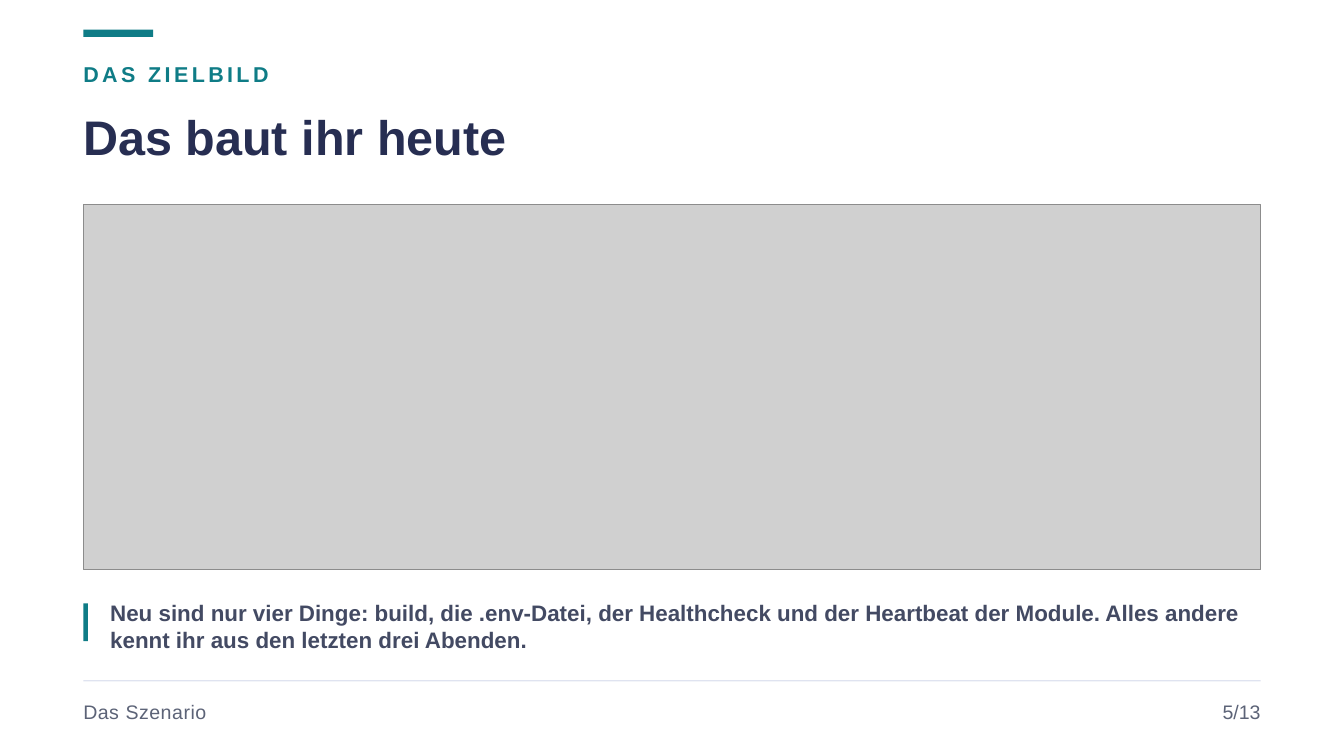
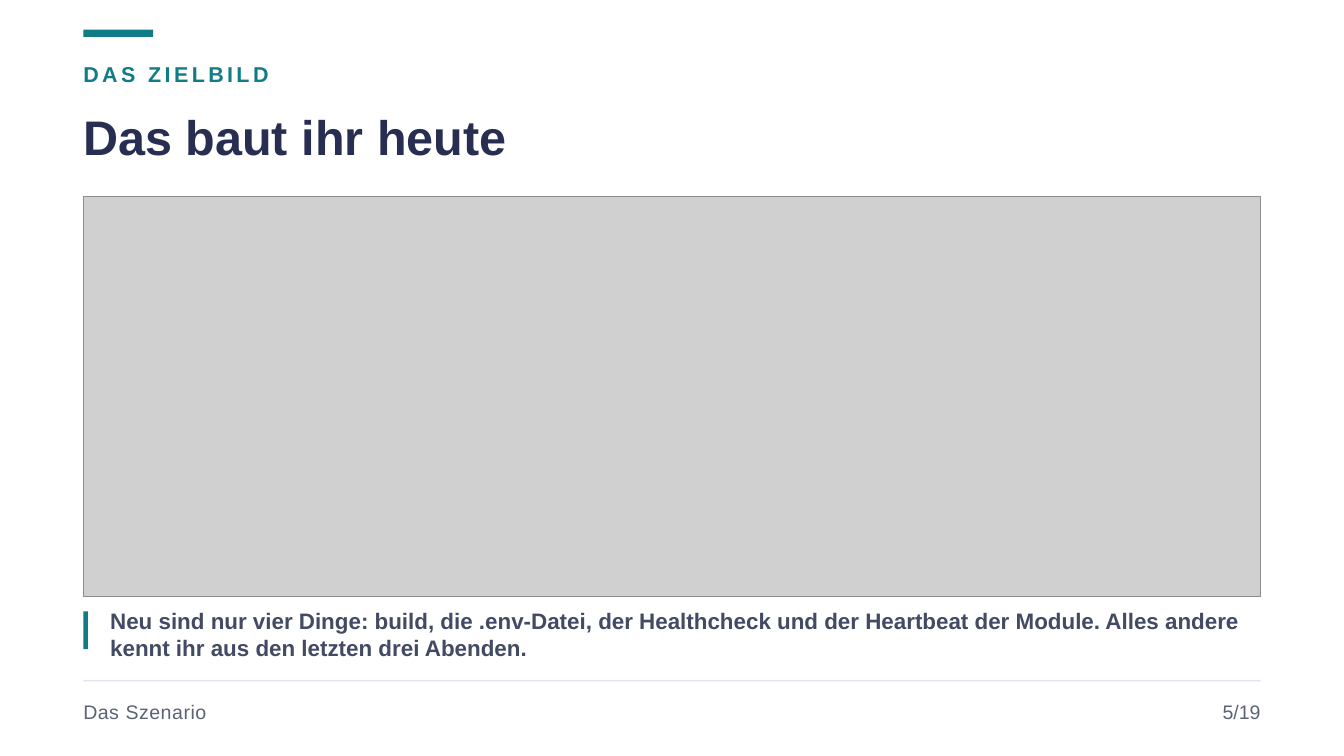
Before and after one commit to JacobMenge/kurs-unterlagen, a slide deck: slide 7 of folien/08-docker-praxis.pptx. Drawn at 1344x756 pixels with LibreOffice and Linux fonts; fonts in the diff are those of the drawing; grey boxes stand for pictures. Boxes give left, top, right and bottom in pixels: in the first picture for what was removed or moved away, otherwise in the second. Text is boxed around its words. In the diff, an @@ line names an element or a change of style, - is before the commit and + after.

```diff
--- a/folien/08-docker-praxis.pptx
+++ b/folien/08-docker-praxis.pptx
@@ picture: place and size @@
-picture at (83, 204, 1261, 570)
+picture at (83, 196, 1261, 597)
@@ rectangle: place and size @@
-rectangle at (83, 603, 89, 641)
+rectangle at (83, 612, 89, 649)
@@ text "Neu sind nur vier Dinge: ...": place and size @@
-text "Neu sind nur vier Dinge: ..." at (110, 604, 1238, 648)
+text "Neu sind nur vier Dinge: ..." at (110, 612, 1238, 656)
@@ text at (1223, 705, 1261, 719): text changed @@
-5/13
+5/19
```
Also in this commit, not shown: 11 other slides changed, 7 slides added, 1 slide removed, 8 other files.
